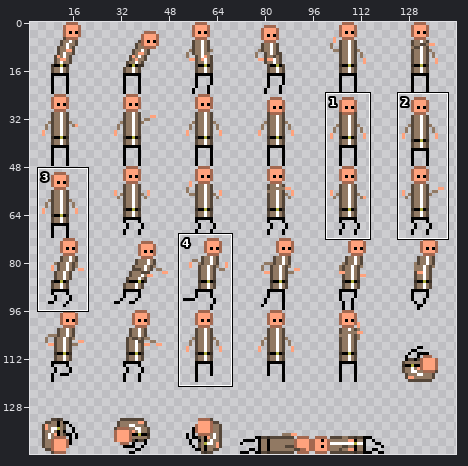
A sprite sheet gets an edit: characters/recruit/assets/recruit.png. The first picture is a wide view before the edit; the outline marks the close-up.
Close-up. Before the commit:
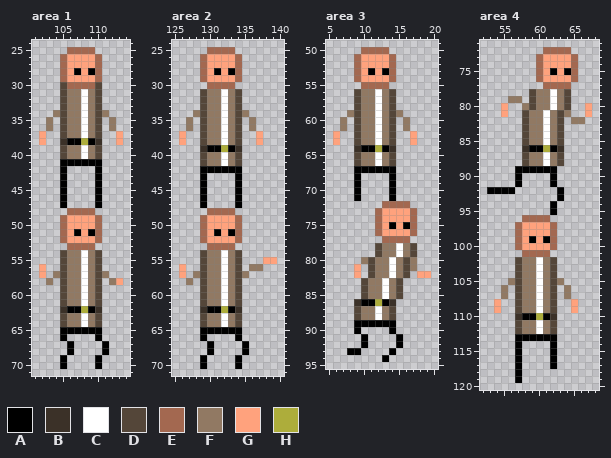
The file is 144x144 pixels. Colours within 5 levels of each other are drawn and written as one. Shown: area 1: x 101..114, y 24..71; area 2: x 125..140, y 24..71; area 3: x 5..20, y 49..95; area 4: x 52..68, y 71..120. The wide view leaves out empty margins. The commit also changed other parts of the picture, which this record leaves out.
Palette (. is transparent): A #000000  B #3b3128  C #ffffff  D #544639  E #a36850  F #917963  G #ffa27d  H #adad3b
Pixels before, area 1, first column x 102:
25 ....EEEE....
26 ...EGGGGE...
27 ...EGGGGE...
28 ...EGAGAE...
29 ...EGGGGE...
30 ...DEEEED...
31 ...DFFCFD...
32 ...DFFCFD...
33 ...DFFCFD...
34 ..FDFFCFDF..
35 .F.DFFCFD.F.
36 .F.DFFCFD.F.
37 G..DFFCFD..G
38 G..BAAHAB..G
39 ...DFFCFD...
40 ...DFFCFD...
41 ...AAAAAA...
42 ...A....A...
43 ...A....A...
44 ...A....A...
45 ...A....A...
46 ...A....A...
47 ...A....A...
48 ....EEEE....
49 ...EGGGGE...
50 ...EGGGGE...
51 ...EGAGAE...
52 ...EGGGGE...
53 ....EEEE....
54 ...DFFCFD...
55 ...DFFCFD...
56 G..DFFCFD...
57 G.FDFFCFDF..
58 .F.DFFCFD.FG
59 ...DFFCFD...
60 ...DFFCFD...
61 ...DFFCFD...
62 ...BAAHAB...
63 ...DFFCFD...
64 ...DFFCFD...
65 ...AAAAAA...
66 ...A....A...
67 ....A....A..
68 ....A....A..
69 ...A....A...
70 ...A....A...
Pixels before, area 2, first column x 126:
25 ....EEEE......
26 ...EGGGGE.....
27 ...EGGGGE.....
28 ...EGAGAE.....
29 ...EGGGGE.....
30 ....EEEE......
31 ...DFFCFD.....
32 ...DFFCFD.....
33 ...DFFCFD.....
34 ..FDFFCFDF....
35 .F.DFFCFD.F...
36 .F.DFFCFD.F...
37 G..DFFCFD..G..
38 G..DFFCFD..G..
39 ...BAAHAB.....
40 ...DFFCFD.....
41 ...DFFCFD.....
42 ...AAAAAA.....
43 ...A....A.....
44 ...A....A.....
45 ...A....A.....
46 ...A....A.....
47 ...A....A.....
48 ....EEEE......
49 ...EGGGGE.....
50 ...EGGGGE.....
51 ...EGAGAE.....
52 ...EGGGGE.....
53 ....EEEE......
54 ...DFFCFD.....
55 ...DFFCFD...GG
56 G..DFFCFD.FF..
57 G.FDFFCFDF....
58 .F.DFFCFD.....
59 ...DFFCFD.....
60 ...DFFCFD.....
61 ...DFFCFD.....
62 ...BAAHAB.....
63 ...DFFCFD.....
64 ...DFFCFD.....
65 ...AAAAAA.....
66 ...A....A.....
67 ....A....A....
68 ....A....A....
69 ...A....A.....
70 ...A....A.....
Pixels before, area 3, first column x 6:
50 ....EEEE......
51 ...EGGGGE.....
52 ...EGGGGE.....
53 ...EGAGAE.....
54 ...EGGGGE.....
55 ....EEEE......
56 ...DFFCFD.....
57 ...DFFCFD.....
58 ...DFFCFD.....
59 ..FDFFCFDF....
60 .F.DFFCFD.F...
61 .F.DFFCFD.F...
62 G..DFFCFD..G..
63 G..DFFCFD..G..
64 ...BAAHAB.....
65 ...DFFCFD.....
66 ...DFFCFD.....
67 ...AAAAAA.....
68 ...A....A.....
69 ...A....A.....
70 ...A....A.....
71 ...A....A.....
72 .......EEEE...
73 ......EGGGGE..
74 ......EGGGGE..
75 ......EGAGAE..
76 ......EGGGGE..
77 .......EEEE...
78 ......DFFCFD..
79 ......DFFCFD..
80 ....FDFFCFDF..
81 ...G.DFFCFDF..
82 ...G.DFFCFD.GG
83 ....DFFCFD....
84 ....DFFCFD....
85 ....DFFCFD....
86 ...BAAHAB.....
87 ...DFFCFD.....
88 ...DFFCFD.....
89 ...AAAAAA.....
90 ...A....A.....
91 ....A....A....
92 ....A....A....
93 ..AA....A.....
94 .......A......
Pixels before, area 4, first column x 53:
 72 ........EEEE...
 73 .......EGGGGE..
 74 .......EGGGGE..
 75 .......EGAGAE..
 76 .......EGGGGE..
 77 ........EEEE...
 78 ......DFFCFD...
 79 ...FF.DFFCFD...
 80 ..G..FDFFCFD..G
 81 ..G..DFFCFDF..G
 82 .....DFFCFD.FF.
 83 .....DFFCFD....
 84 .....DFFCFD....
 85 .....DFFCFD....
 86 .....BAAHAB....
 87 .....DFFCFD....
 88 .....DFFCFD....
 89 ....AAAAAA.....
 90 ....A....A.....
 91 ....A....A.....
 92 AAAA......A....
 93 ..........A....
 94 .........A.....
 95 .........A.....
 96 .....EEEE......
 97 ....EGGGGE.....
 98 ....EGGGGE.....
 99 ....EGAGAE.....
100 ....EGGGGE.....
101 .....EEEE......
102 ....DFFCFD.....
103 ....DFFCFD.....
104 ....DFFCFD.....
105 ...FDFFCFDF....
106 ..F.DFFCFD.F...
107 ..F.DFFCFD.F...
108 .G..DFFCFD..G..
109 .G..DFFCFD..G..
110 ....BAAHAB.....
111 ....DFFCFD.....
112 ....DFFCFD.....
113 ....AAAAAA.....
114 ....A....A.....
115 ....A....A.....
116 ....A....A.....
117 ....A....A.....
118 ....A..........
119 ....A..........
Once edited:
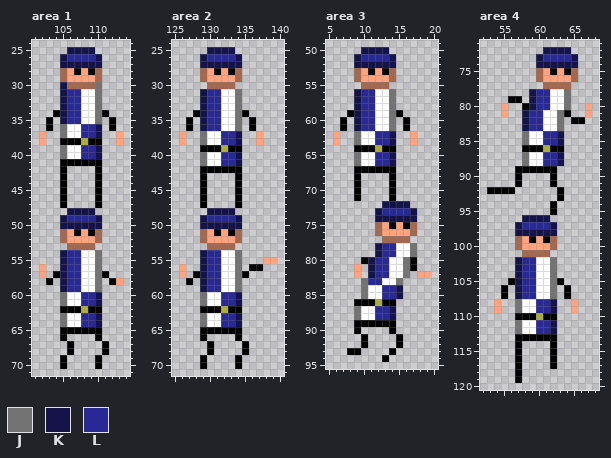
Colours new in this view: J #737373  K #14144a  L #292996
Change:
Changed rows in their new state; - is an unchanged pixel.
Area 1:
first column x 103:
25 ---KKKK---
26 --KLLLLK--
27 --KKKKKK--
30 --K----J--
31 --KLL-CJ--
32 --KLL-CJ--
33 --KLL-CJ--
34 -AKLL-CJA-
35 A-KLL-CJ-A
36 A-JCCLLK-A
37 --JCCLLK--
38 --A----A--
39 --JCCLLK--
40 --JCCLLK--
first column x 105:
48 -KKKK-
49 KLLLLK
50 KKKKKK
first column x 103:
54 --KLL-CJ--
55 --KLL-CJ--
56 --KLL-CJ--
57 -AKLL-CJA-
58 A-KLL-CJ-A
59 --KLL-CJ--
60 --JCCLLK--
61 --JCCLLK--
62 --A----A--
63 --JCCLLK--
64 --JCCLLK--
Area 2:
first column x 129:
25 -KKKK-
26 KLLLLK
27 KKKKKK
first column x 127:
31 --KLL-CJ--
32 --KLL-CJ--
33 --KLL-CJ--
34 -AKLL-CJA-
35 A-KLL-CJ-A
36 A-KLL-CJ-A
37 --JCCLLK--
38 --JCCLLK--
39 --A----A--
40 --JCCLLK--
41 --JCCLLK--
first column x 129:
48 -KKKK-
49 KLLLLK
50 KKKKKK
first column x 127:
54 --KLL-CJ---
55 --KLL-CJ---
56 --KLL-CJ-AA
57 -AKLL-CJA--
58 A-KLL-CJ---
59 --KLL-CJ---
60 --JCCLLK---
61 --JCCLLK---
62 --A----A---
63 --JCCLLK---
64 --JCCLLK---
Area 3:
first column x 9:
50 -KKKK-
51 KLLLLK
52 KKKKKK
first column x 7:
56 --KLL-CJ--
57 --KLL-CJ--
58 --KLL-CJ--
59 -AKLL-CJA-
60 A-KLL-CJ-A
61 A-KLL-CJ-A
62 --JCCLLK--
63 --JCCLLK--
64 --A----A--
65 --JCCLLK--
66 --JCCLLK--
first column x 12:
72 -KKKK-
73 KLLLLK
74 KKKKKK
first column x 9:
78 ---KLL-CJ
79 ---KLL-CJ
80 -AKLL-CJA
81 --KLL-CJA
82 --KLL-CJ-
83 -JLL-CJ--
84 -JCCLLK--
85 -JCCLLK--
86 A----A---
87 JCCLLK---
88 JCCLLK---
Area 4:
first column x 60:
 72 -KKKK-
 73 KLLLLK
 74 KKKKKK
first column x 56:
 78 ---KLL-CJ--
 79 AA-KLL-CJ--
 80 --AKLL-CJ--
 81 --KLL-CJA--
 82 --KLL-CJ-AA
 83 --KLL-CJ---
 84 --JCCLLK---
 85 --JCCLLK---
 86 --A----A---
 87 --JCCLLK---
 88 --JCCLLK---
first column x 57:
 96 -KKKK-
 97 KLLLLK
 98 KKKKKK
first column x 55:
102 --KLL-CJ--
103 --KLL-CJ--
104 --KLL-CJ--
105 -AKLL-CJA-
106 A-KLL-CJ-A
107 A-KLL-CJ-A
108 --JCCLLK--
109 --JCCLLK--
110 --A----A--
111 --JCCLLK--
112 --JCCLLK--
